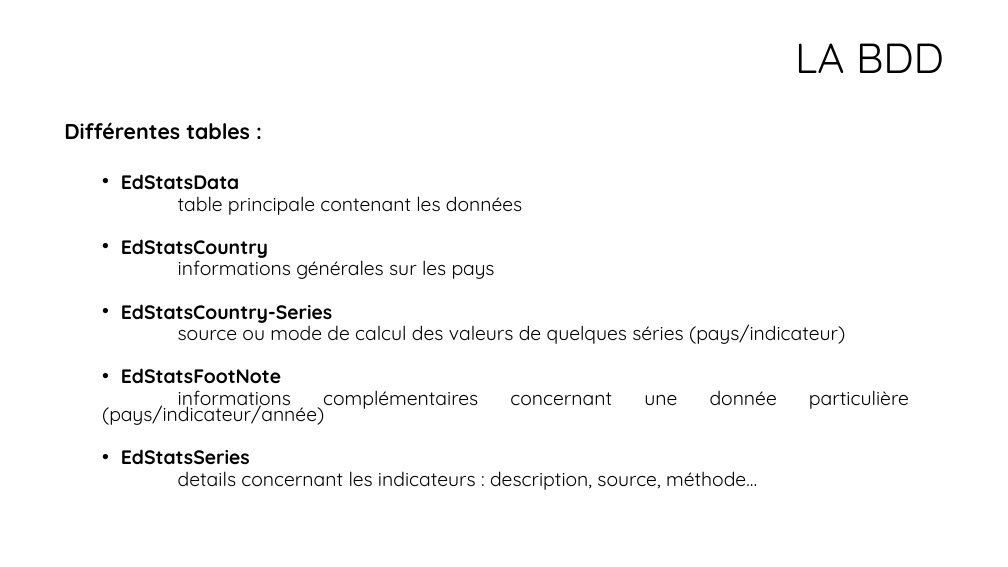
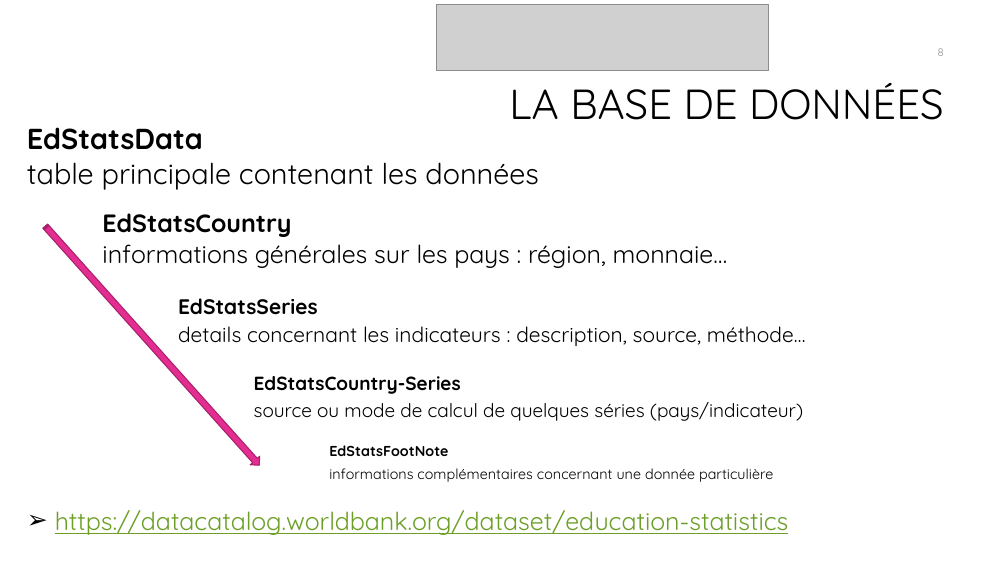
Before and after one commit to bayethiernodiop/Parcours-Data-Scientist, a slide deck: slide 8 of projet2/projet2.pptx (slide 6 before the commit). Drawn at 1008x567 pixels with LibreOffice and Linux fonts; fonts in the diff are those of the drawing; grey boxes stand for pictures; background and template pictures are left out. Boxes give left, top, right and bottom in pixels: in the first picture for what was removed or moved away, otherwise in the second. Text is boxed around its words. In the diff, an @@ line names an element or a change of style, - is before the commit and + after.

```diff
--- a/projet2/projet2.pptx
+++ b/projet2/projet2.pptx
@@ picture added at (436, 5, 769, 70) @@
@@ page number added at (938, 48, 944, 56), 10.5 pt, text #8C8C8C @@
+8
@@ title at (509, 83, 944, 120): text changed @@
-LA BDD
+LA BASE DE DONNÉES
@@ text "EdStatsData": place and size @@
-text "EdStatsData" at (64, 122, 845, 490)
+text "EdStatsData" at (27, 127, 806, 535)
@@ text at (27, 127, 806, 346): size 18.5 to 27.5 pt in "EdStatsData", "table principale contenant les données"; size 18.5 to 23.8 pt in "EdStatsCountry"; size 18.5 to 20 pt in "EdStatsSeries", "details concernant les indicateurs : description, source, ..."; bullet • to none; list level 2 to 1 in "EdStatsData"; list level 2 to 1 in "table principale contenant les données"; more space between paragraphs; indent changed @@
@@ text at (64, 122, 250, 140): paragraph removed @@
-Différentes tables :
@@ striped right arrow added at (40, 222, 264, 470), fill #E32D91, outline #A8216B 1 pt @@
@@ text at (102, 244, 728, 268): text changed; size 18.5 to 23.8 pt @@
-  informations générales sur les pays
-  • EdStatsCountry-Series
-  source ou mode de calcul des valeurs de quelques séries (pays/indicateur)
-  • EdStatsFootNote
-  informations complémentaires concernant une donnée particulière (pays/indicateur/année)
+  informations générales sur les pays : région, monnaie…
@@ text at (55, 376, 803, 535): paragraphs added @@
+  EdStatsCountry-Series
+  source ou mode de calcul de quelques séries (pays/indicateur)
+  EdStatsFootNote
+  informations complémentaires concernant une donnée particulière
+➢ https://datacatalog.worldbank.org/dataset/education-statistics
```
Also in this commit, not shown: 8 other slides changed, 10 slides added, 5 slides removed, 13 other files.
